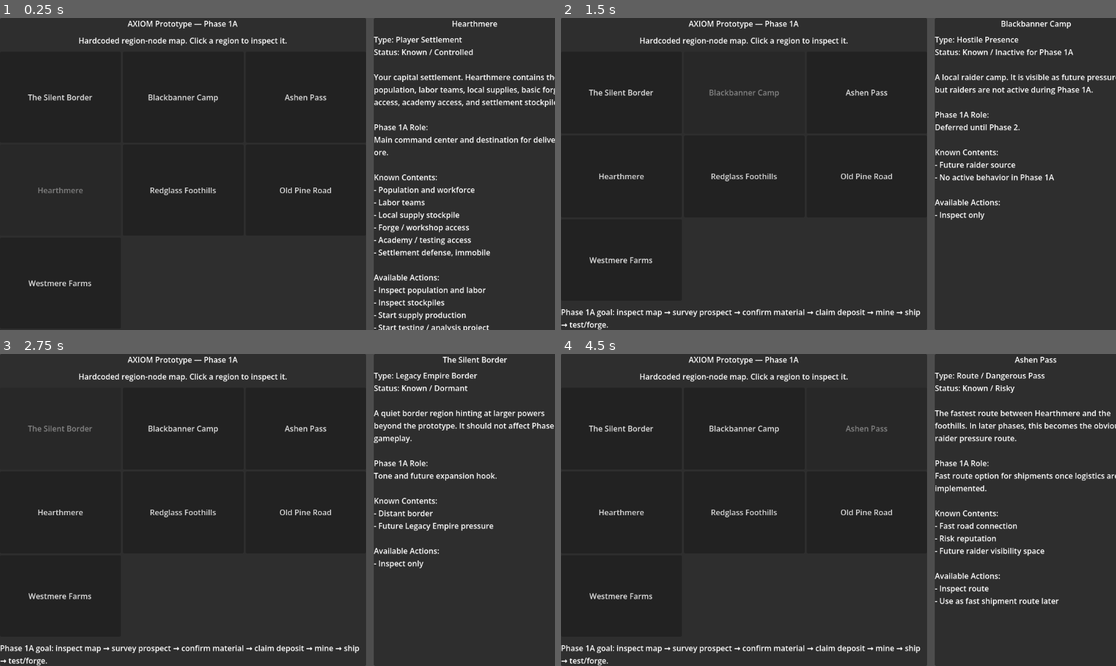
Above: before the commit, frames 1-4 (two rows, left to right).
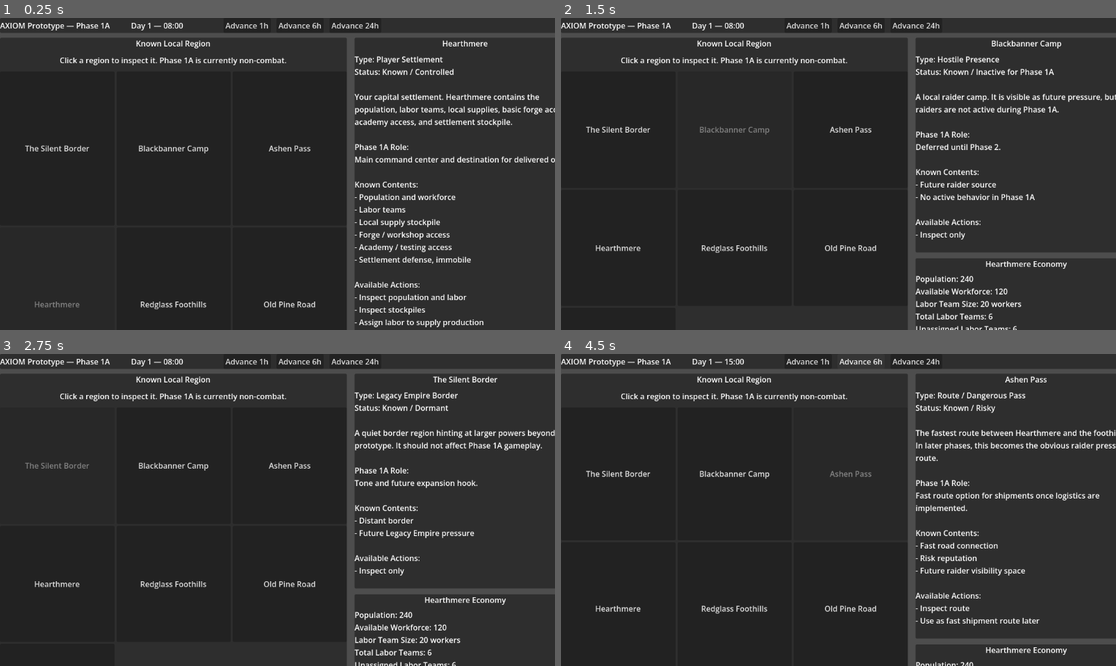
Above: after the commit, the same moments.

Repository: r3xj/axiom-prototype
Game: Godot game, scene res://scenes/Main.tscn
The game is run twice, just before and just after one commit, with the same random seed, the same clock (stepped at 60 frames per second) and the same inputs.
Inputs (mouse positions are in pixels of both pictures, inside the frame that each line leads up to):
- Up to frame 1 (0.25 s): no input
- Up to frame 2 (1.5 s): click "The Silent Border" at 0.5 s; click "Blackbanner Camp" at 1.25 s
- Up to frame 3 (2.75 s): click "The Silent Border" at 2 s
- Up to frame 4 (4.5 s): click (810, 360) at 2.75 s, where only the run after the commit has a clickable "Advance 1h"; click "Ashen Pass" at 3.5 s; click (860, 360) at 4.25 s, where only the run after the commit has a clickable "Advance 6h"

The runs differ from the first frame. In frame 1, 14% of the frame differs, in the area x 0-100%, y 0-100%; in frame 2, 13%; in frame 3, 13%; in frame 4, 14%.

Commit message:
Add Hearthmere economy state and time controls

Diff:
--- a/scenes/Main.gd
+++ b/scenes/Main.gd
@@ -1,6 +1,34 @@
 extends Control
 
+const HOURS_PER_DAY: int = 24
+
 var selected_region_id: String = "hearthmere"
+var game_hour: int = 8
+
+var hearthmere: Dictionary = {
+	"population": 240,
+	"available_workforce": 120,
+	"labor_team_size": 20,
+	"mobilized_manpower": 0,
+	"recovering": 0,
+	"recent_losses": 0,
+	"supplies": 60.0,
+	"supply_cap": 100.0,
+	"supply_production_per_team_per_day": 12.0,
+	"settlement_defense": 12,
+}
+
+var supply_production_labor_teams: int = 0
+
+var selected_region_label: Label
+var time_label: Label
+var economy_body: Label
+var info_title: Label
+var info_body: Label
+var supply_minus_button: Button
+var supply_plus_button: Button
+
+var region_buttons: Dictionary = {}
 
 var region_order: Array[String] = [
 	"silent_border",
@@ -30,9 +58,9 @@
 		"available_actions": [
 			"Inspect population and labor",
 			"Inspect stockpiles",
-			"Start supply production",
-			"Start testing / analysis project",
-			"Start forge output project",
+			"Assign labor to supply production",
+			"Start testing / analysis project later",
+			"Start forge output project later",
 		],
 	},
 	"redglass_foothills": {
@@ -47,10 +75,10 @@
 			"Potential future extraction site",
 		],
 		"available_actions": [
-			"Inspect prospect leads",
-			"Begin survey project",
-			"Claim confirmed deposit",
-			"Establish mine after claim",
+			"Inspect prospect leads later",
+			"Begin survey project later",
+			"Claim confirmed deposit later",
+			"Establish mine after claim later",
 		],
 	},
 	"ashen_pass": {
@@ -130,16 +158,11 @@
 	},
 }
 
-var region_buttons: Dictionary = {}
-
-var info_title: Label
-var info_body: Label
-
 
 func _ready() -> void:
 	_clear_existing_children()
 	_build_ui()
-	_select_region(selected_region_id)
+	_refresh_all_ui()
 
 
 func _clear_existing_children() -> void:
@@ -149,31 +172,72 @@
 
 
 func _build_ui() -> void:
-	var root_layout := HBoxContainer.new()
+	region_buttons.clear()
+
+	var root_layout := VBoxContainer.new()
 	root_layout.name = "RootLayout"
 	root_layout.set_anchors_preset(Control.PRESET_FULL_RECT)
-	root_layout.add_theme_constant_override("separation", 16)
+	root_layout.add_theme_constant_override("separation", 10)
 	add_child(root_layout)
+
+	var top_bar := PanelContainer.new()
+	top_bar.name = "TopBar"
+	root_layout.add_child(top_bar)
+
+	var top_bar_content := HBoxContainer.new()
+	top_bar_content.name = "TopBarContent"
+	top_bar_content.add_theme_constant_override("separation", 12)
+	top_bar.add_child(top_bar_content)
+
+	var title := Label.new()
+	title.text = "AXIOM Prototype — Phase 1A"
+	title.custom_minimum_size = Vector2(260, 0)
+	top_bar_content.add_child(title)
+
+	time_label = Label.new()
+	time_label.custom_minimum_size = Vector2(180, 0)
+	top_bar_content.add_child(time_label)
+
+	var advance_1h_button := Button.new()
+	advance_1h_button.text = "Advance 1h"
+	advance_1h_button.pressed.connect(_advance_hours.bind(1))
+	top_bar_content.add_child(advance_1h_button)
+
+	var advance_6h_button := Button.new()
+	advance_6h_button.text = "Advance 6h"
+	advance_6h_button.pressed.connect(_advance_hours.bind(6))
+	top_bar_content.add_child(advance_6h_button)
+
+	var advance_24h_button := Button.new()
+	advance_24h_button.text = "Advance 24h"
+	advance_24h_button.pressed.connect(_advance_hours.bind(24))
+	top_bar_content.add_child(advance_24h_button)
+
+	var body_layout := HBoxContainer.new()
+	body_layout.name = "BodyLayout"
+	body_layout.size_flags_vertical = Control.SIZE_EXPAND_FILL
+	body_layout.add_theme_constant_override("separation", 16)
+	root_layout.add_child(body_layout)
 
 	var map_panel := PanelContainer.new()
 	map_panel.name = "MapPanel"
-	map_panel.custom_minimum_size = Vector2(760, 640)
+	map_panel.custom_minimum_size = Vector2(720, 640)
 	map_panel.size_flags_horizontal = Control.SIZE_EXPAND_FILL
 	map_panel.size_flags_vertical = Control.SIZE_EXPAND_FILL
-	root_layout.add_child(map_panel)
+	body_layout.add_child(map_panel)
 
 	var map_content := VBoxContainer.new()
 	map_content.name = "MapContent"
 	map_content.add_theme_constant_override("separation", 12)
 	map_panel.add_child(map_content)
 
-	var title := Label.new()
-	title.text = "AXIOM Prototype — Phase 1A"
-	title.horizontal_alignment = HORIZONTAL_ALIGNMENT_CENTER
-	map_content.add_child(title)
+	var map_title := Label.new()
+	map_title.text = "Known Local Region"
+	map_title.horizontal_alignment = HORIZONTAL_ALIGNMENT_CENTER
+	map_content.add_child(map_title)
 
 	var subtitle := Label.new()
-	subtitle.text = "Hardcoded region-node map. Click a region to inspect it."
+	subtitle.text = "Click a region to inspect it. Phase 1A is currently non-combat."
 	subtitle.horizontal_alignment = HORIZONTAL_ALIGNMENT_CENTER
 	map_content.add_child(subtitle)
 
@@ -199,11 +263,17 @@
 	note.autowrap_mode = TextServer.AUTOWRAP_WORD_SMART
 	map_content.add_child(note)
 
+	var side_panel := VBoxContainer.new()
+	side_panel.name = "SidePanel"
+	side_panel.custom_minimum_size = Vector2(460, 640)
+	side_panel.size_flags_vertical = Control.SIZE_EXPAND_FILL
+	side_panel.add_theme_constant_override("separation", 12)
+	body_layout.add_child(side_panel)
+
 	var info_panel := PanelContainer.new()
 	info_panel.name = "InfoPanel"
-	info_panel.custom_minimum_size = Vector2(420, 640)
 	info_panel.size_flags_vertical = Control.SIZE_EXPAND_FILL
-	root_layout.add_child(info_panel)
+	side_panel.add_child(info_panel)
 
 	var info_content := VBoxContainer.new()
 	info_content.name = "InfoContent"
@@ -221,14 +291,60 @@
 	info_body.size_flags_vertical = Control.SIZE_EXPAND_FILL
 	info_content.add_child(info_body)
 
+	var economy_panel := PanelContainer.new()
+	economy_panel.name = "EconomyPanel"
+	side_panel.add_child(economy_panel)
+
+	var economy_content := VBoxContainer.new()
+	economy_content.name = "EconomyContent"
+	economy_content.add_theme_constant_override("separation", 8)
+	economy_panel.add_child(economy_content)
+
+	var economy_title := Label.new()
+	economy_title.text = "Hearthmere Economy"
+	economy_title.horizontal_alignment = HORIZONTAL_ALIGNMENT_CENTER
+	economy_content.add_child(economy_title)
+
+	economy_body = Label.new()
+	economy_body.text = ""
+	economy_body.autowrap_mode = TextServer.AUTOWRAP_WORD_SMART
+	economy_content.add_child(economy_body)
+
+	var labor_controls := HBoxContainer.new()
+	labor_controls.name = "SupplyLaborControls"
+	labor_controls.add_theme_constant_override("separation", 8)
+	economy_content.add_child(labor_controls)
+
+	supply_minus_button = Button.new()
+	supply_minus_button.text = "- Supply Labor"
+	supply_minus_button.pressed.connect(_change_supply_labor.bind(-1))
+	labor_controls.add_child(supply_minus_button)
+
+	supply_plus_button = Button.new()
+	supply_plus_button.text = "+ Supply Labor"
+	supply_plus_button.pressed.connect(_change_supply_labor.bind(1))
+	labor_controls.add_child(supply_plus_button)
+
 
 func _select_region(region_id: String) -> void:
 	selected_region_id = region_id
-
-	for key in region_buttons.keys():
-		region_buttons[key].disabled = key == region_id
-
-	var region: Dictionary = regions[region_id]
+	_refresh_region_panel()
+	_refresh_region_buttons()
+
+
+func _refresh_all_ui() -> void:
+	_refresh_time_label()
+	_refresh_region_panel()
+	_refresh_region_buttons()
+	_refresh_economy_panel()
+
+
+func _refresh_time_label() -> void:
+	time_label.text = "Day %d — %02d:00" % [_get_day_number(), _get_hour_of_day()]
+
+
+func _refresh_region_panel() -> void:
+	var region: Dictionary = regions[selected_region_id]
 
 	info_title.text = region["name"]
 
@@ -255,3 +371,107 @@
 		known_text,
 		action_text,
 	]
+
+
+func _refresh_region_buttons() -> void:
+	for key in region_buttons.keys():
+		region_buttons[key].disabled = key == selected_region_id
+
+
+func _refresh_economy_panel() -> void:
+	var total_labor_teams := _get_total_labor_teams()
+	var unassigned_labor_teams := _get_unassigned_labor_teams()
+	var daily_supply_output := supply_production_labor_teams * float(hearthmere["supply_production_per_team_per_day"])
+
+	economy_body.text = (
+		"Population: %d\n"
+		+ "Available Workforce: %d\n"
+		+ "Labor Team Size: %d workers\n"
+		+ "Total Labor Teams: %d\n"
+		+ "Unassigned Labor Teams: %d\n"
+		+ "Supply Production Labor: %d\n"
+		+ "Supply Output: %.1f / day\n\n"
+		+ "Supplies: %.1f / %.1f\n"
+		+ "Mobilized Manpower: %d\n"
+		+ "Recovering: %d\n"
+		+ "Recent Losses: %d\n"
+		+ "Settlement Defense: %d, immobile"
+	) % [
+		int(hearthmere["population"]),
+		int(hearthmere["available_workforce"]),
+		int(hearthmere["labor_team_size"]),
+		total_labor_teams,
+		unassigned_labor_teams,
+		supply_production_labor_teams,
+		daily_supply_output,
+		float(hearthmere["supplies"]),
+		float(hearthmere["supply_cap"]),
+		int(hearthmere["mobilized_manpower"]),
+		int(hearthmere["recovering"]),
+		int(hearthmere["recent_losses"]),
+		int(hearthmere["settlement_defense"]),
+	]
+
+	supply_minus_button.disabled = supply_production_labor_teams <= 0
+	supply_plus_button.disabled = unassigned_labor_teams <= 0
+
+
+func _advance_hours(hours: int) -> void:
+	for i in range(hours):
+		game_hour += 1
+		_run_hourly_simulation_tick()
+
+	_refresh_all_ui()
+
+
+func _run_hourly_simulation_tick() -> void:
+	_produce_supplies_for_one_hour()
+
+
+func _produce_supplies_for_one_hour() -> void:
+	if supply_production_labor_teams <= 0:
+		return
+
+	var daily_output := supply_production_labor_teams * float(hearthmere["supply_production_per_team_per_day"])
+	var hourly_output := daily_output / float(HOURS_PER_DAY)
+	var new_supply_total := float(hearthmere["supplies"]) + hourly_output
+
+	hearthmere["supplies"] = min(new_supply_total, float(hearthmere["supply_cap"]))
+
+
+func _change_supply_labor(delta: int) -> void:
+	if delta > 0 and _get_unassigned_labor_teams() <= 0:
+		return
+
+	if delta < 0 and supply_production_labor_teams <= 0:
+		return
+
+	supply_production_labor_teams = clamp(
+		supply_production_labor_teams + delta,
+		0,
+		_get_total_labor_teams()
+	)
+
+	_refresh_all_ui()
+
+
+func _get_total_labor_teams() -> int:
+	var available_workforce := int(hearthmere["available_workforce"])
+	var labor_team_size := int(hearthmere["labor_team_size"])
+
+	if labor_team_size <= 0:
+		return 0
+
+	return int(floor(float(available_workforce) / float(labor_team_size)))
+
+
+func _get_unassigned_labor_teams() -> int:
+	return max(0, _get_total_labor_teams() - supply_production_labor_teams)
+
+
+func _get_day_number() -> int:
+	return int(floor(float(game_hour) / float(HOURS_PER_DAY))) + 1
+
+
+func _get_hour_of_day() -> int:
+	return game_hour % HOURS_PER_DAY
